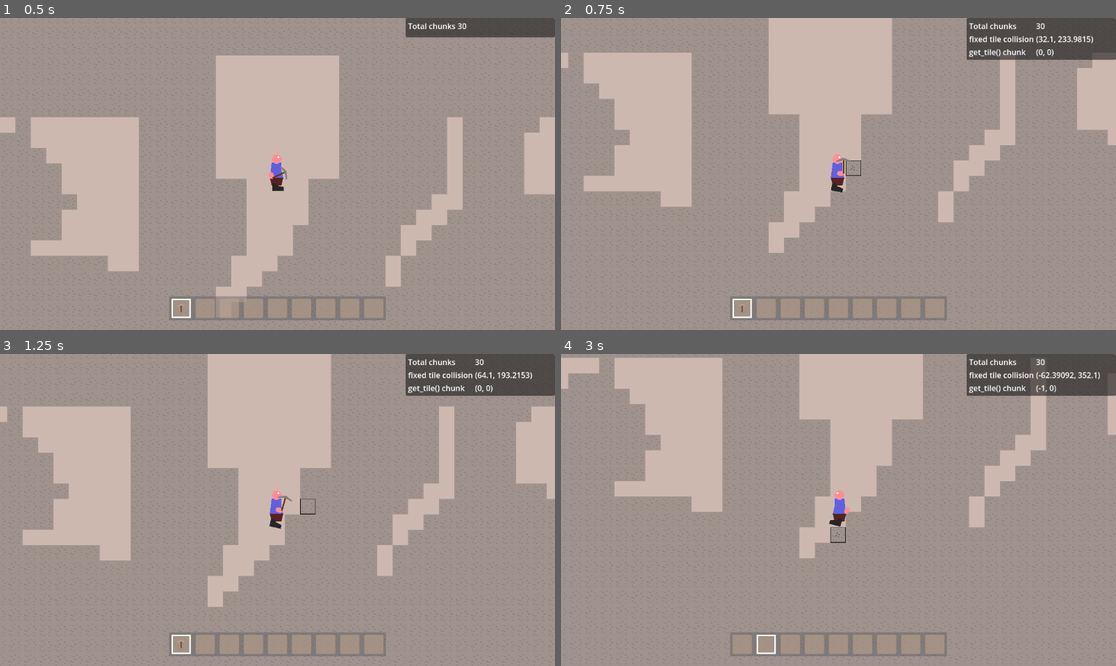
Above: before the commit, frames 1-4 (two rows, left to right).
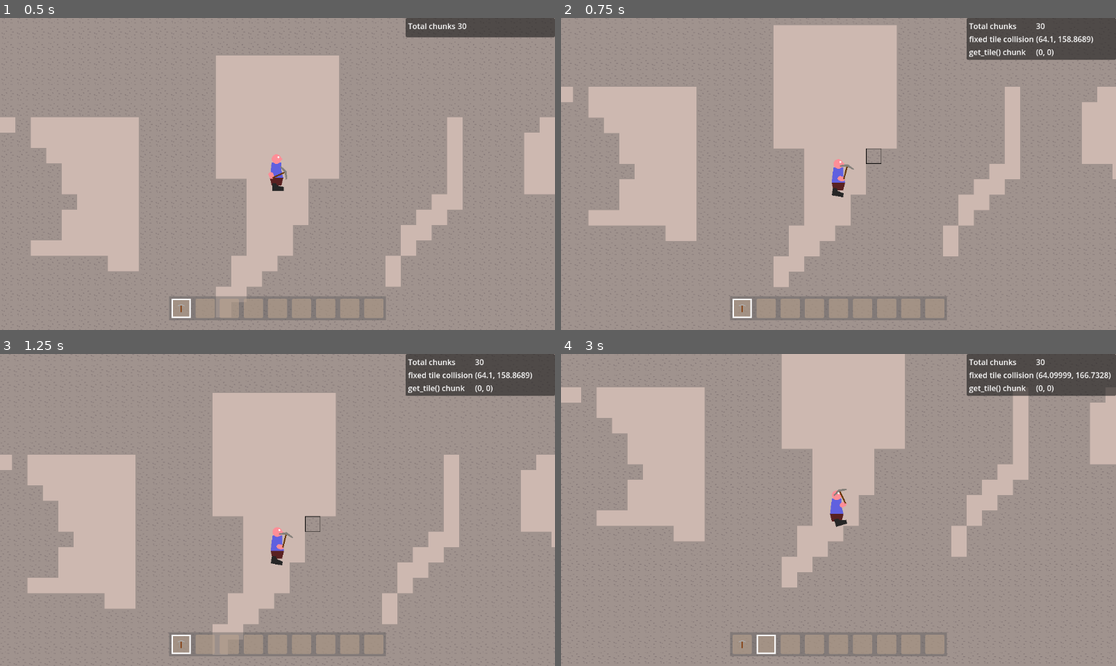
Above: after the commit, the same moments.

Repository: Griiimon/2D-Mining-Sandbox
Game: Godot game, scene res://scenes/game.tscn
Same seed, same stepped clock (60 frames per second), same inputs: the game is played once before the commit and once after it.
Inputs (mouse positions are in pixels of both pictures, inside the frame that each line leads up to):
- Up to frame 1 (0.5 s): no input
- Up to frame 2 (0.75 s): move the mouse to (960, 158) at 0.52 s; hold D (right) from 0.53 s (still down); tap K (toggle_free_cam, bound only after the commit) at 0.6 s; click (960, 158) at 0.67 s
- Up to frame 3 (1.25 s): keep holding D (right); tap Up (jump) at 0.77 s
- Up to frame 4 (3 s): move the mouse to (727, 525) at 1.27 s; tap X (drop_item) at 1.35 s; tap Up (jump) at 1.52 s; tap K (toggle_free_cam, bound only after the commit) at 1.55, 2.3 s; move the mouse to (894, 441) at 2.02 s; release D (right) at 2.03 s; hold A (left) 2.03-2.78 s; tap F (interact) at 2.1 s; move the mouse to (810, 572) at 2.77 s; hold D (right) from 2.78 s (still down); tap E (next_hotbar_item) at 2.85 s; click (810, 572) at 2.92 s

Frame 1 is identical in both runs. In frame 2, 15% of the frame differs, in the area x 0-100%, y 0-98%; in frame 3, 21%, in the area x 0-100%, y 0-100%; in frame 4, 15%.

Commit message:
toggle free cam

Diff:
--- a/project.godot
+++ b/project.godot
@@ -69,6 +69,11 @@
 "events": [Object(InputEventKey,"resource_local_to_scene":false,"resource_name":"","device":-1,"window_id":0,"alt_pressed":false,"shift_pressed":false,"ctrl_pressed":false,"meta_pressed":false,"pressed":false,"keycode":0,"physical_keycode":70,"key_label":0,"unicode":102,"echo":false,"script":null)
 ]
 }
+toggle_free_cam={
+"deadzone": 0.5,
+"events": [Object(InputEventKey,"resource_local_to_scene":false,"resource_name":"","device":-1,"window_id":0,"alt_pressed":false,"shift_pressed":false,"ctrl_pressed":false,"meta_pressed":false,"pressed":false,"keycode":0,"physical_keycode":75,"key_label":0,"unicode":107,"echo":false,"script":null)
+]
+}
 
 [layer_names]
 
--- a/scripts/game.gd
+++ b/scripts/game.gd
@@ -31,3 +31,6 @@
 func _process(delta):
 	if Input.is_action_just_pressed("ui_cancel"):
 		get_tree().quit()
+	elif Input.is_action_just_pressed("toggle_free_cam"):
+		camera.free_cam= not camera.free_cam
+		player.freeze= camera.free_cam
